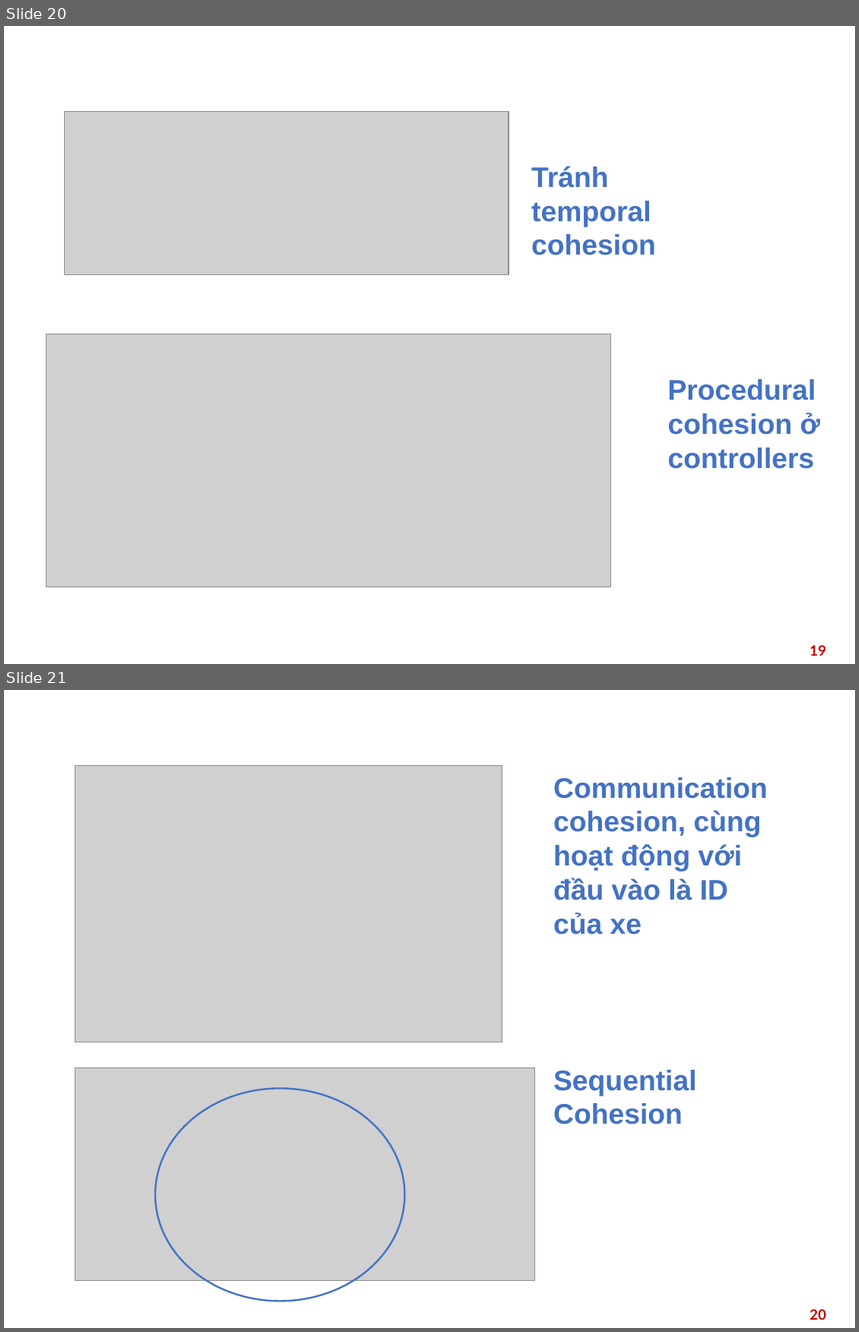
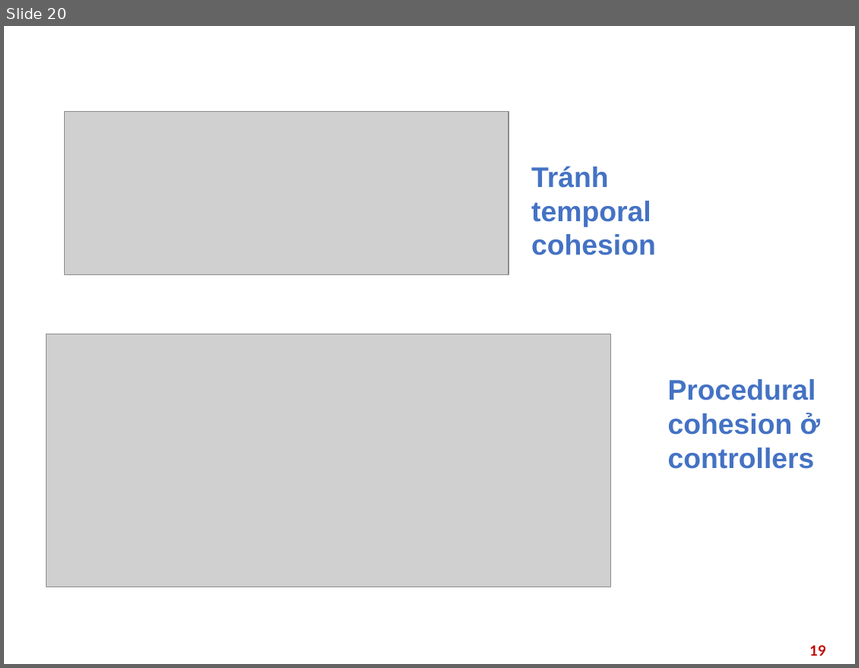
Before and after one commit to Tahuubinh/Capstone_TKXDPM.20221_Group-7-, a slide deck: Report/Báo cáo bài tập lớn.pptx. Shown one above the other, each under a label of ours: slides 20 and 21 before the commit, slide 20 after it. The pictures are 859x1332 and 859x668 pixels, drawn with LibreOffice and Linux fonts; fonts in the diff are those of the drawing; grey boxes stand for pictures; background and template pictures are left out. Boxes give left, top, right and bottom in pixels: in the first picture for what was removed or moved away, otherwise in the second. Text is boxed around its words. In the diff, an @@ line names an element or a change of style, - is before the commit and + after.

```diff
--- a/Report/Báo cáo bài tập lớn.pptx
+++ b/Report/Báo cáo bài tập lớn.pptx
@@ slide 21 removed at (4,690,855,1328), background picture (left out) @@
@@ title removed at (26,698,834,739) @@
-Coherence
@@ picture removed at (75,766,502,1043) @@
@@ text removed at (553,777,768,935) @@
-Communication cohesion, cùng hoạt động với đầu vào là ID của xe
@@ picture removed at (75,1068,534,1281) @@
@@ text removed at (553,1070,697,1125) @@
-Sequential Cohesion
@@ ellipse removed at (155,1088,405,1301) @@
@@ page number removed at (810,1309,826,1320) @@
-20
```
Also in this commit, not shown: 1 slide changed, 5 other files.
